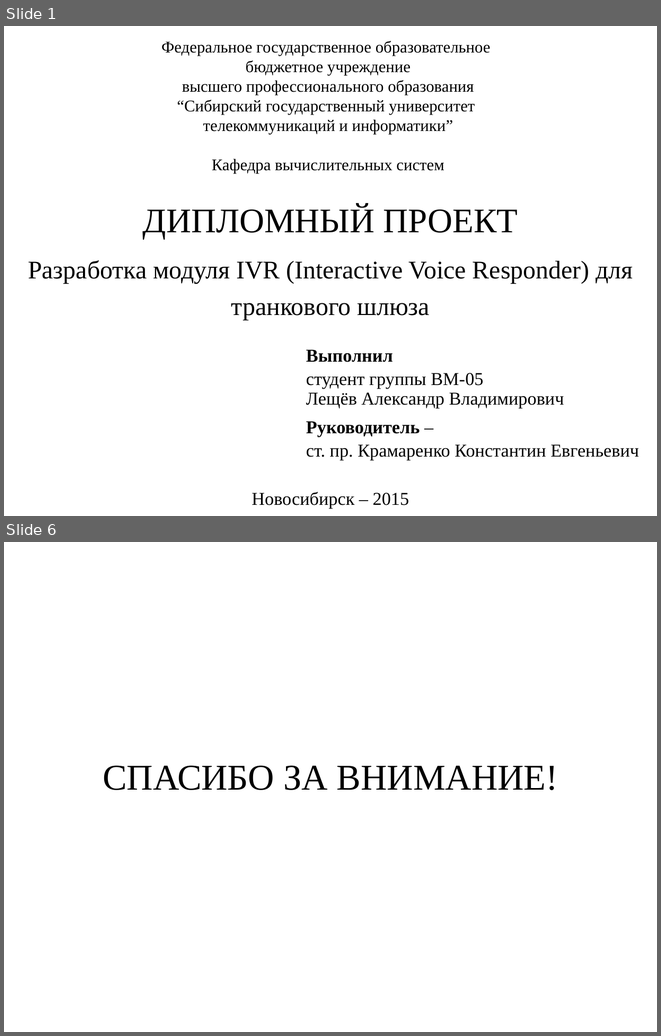
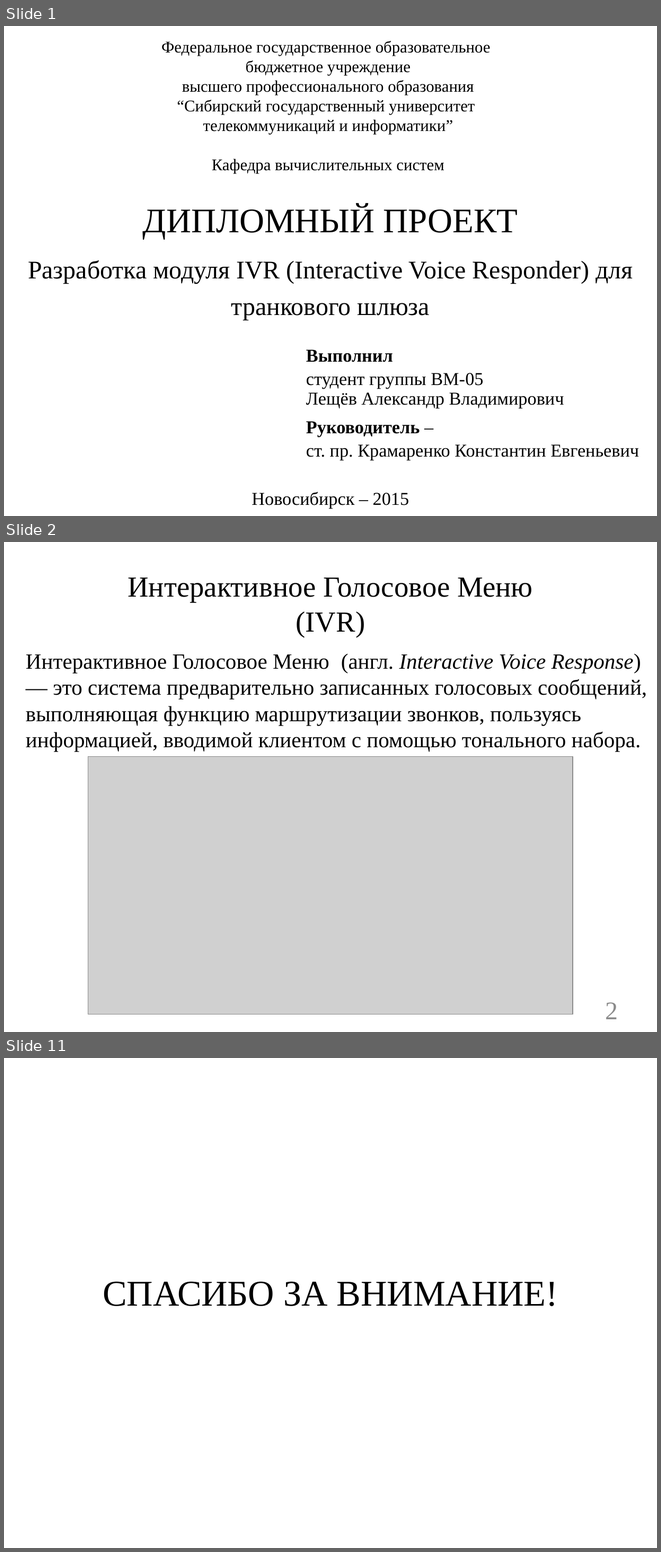
Before and after one commit to ALeschev/tunel, a slide deck: sibsutis/2015/dpl/diploma_submission/diploma_submission_pptx.pptx. Shown one above the other, each under a label of ours: slides 1 and 6 before the commit, slides 1, 2 and 11 after it; the slides between them are not shown. The pictures are 661x1036 and 661x1552 pixels, drawn with LibreOffice and Linux fonts; fonts in the diff are those of the drawing; grey boxes stand for pictures; background and template pictures are left out. Boxes give left, top, right and bottom in pixels: in the first picture for what was removed or moved away, otherwise in the second. Text is boxed around its words. In the diff, an @@ line names an element or a change of style, - is before the commit and + after.

```diff
--- a/sibsutis/2015/dpl/diploma_submission/diploma_submission_pptx.pptx
+++ b/sibsutis/2015/dpl/diploma_submission/diploma_submission_pptx.pptx
@@ slide 2 added at [4, 542, 657, 1032], background #FFFFFF @@
@@ title added at [127, 578, 532, 637], 32 pt, text #000000 @@
+Интерактивное Голосовое Меню (IVR)
@@ text added at [26, 653, 647, 751], 24 pt, text #000000 @@
+Интерактивное Голосовое Меню (англ. Interactive Voice Response) — это система предварительно записанных голосовых сообщений, выполняющая функцию маршрутизации звонков, пользуясь информацией, вводимой клиентом с помощью тонального набора.
@@ picture added at [88, 756, 573, 1014] @@
@@ page number added at [605, 1002, 618, 1019], 28 pt, text #8C8C8C @@
+2
@@ what was slide 6 is now slide 11 @@
```
Also in this commit, not shown: 2 slides changed, 6 other slides added, 2 slides removed, 24 other files.
